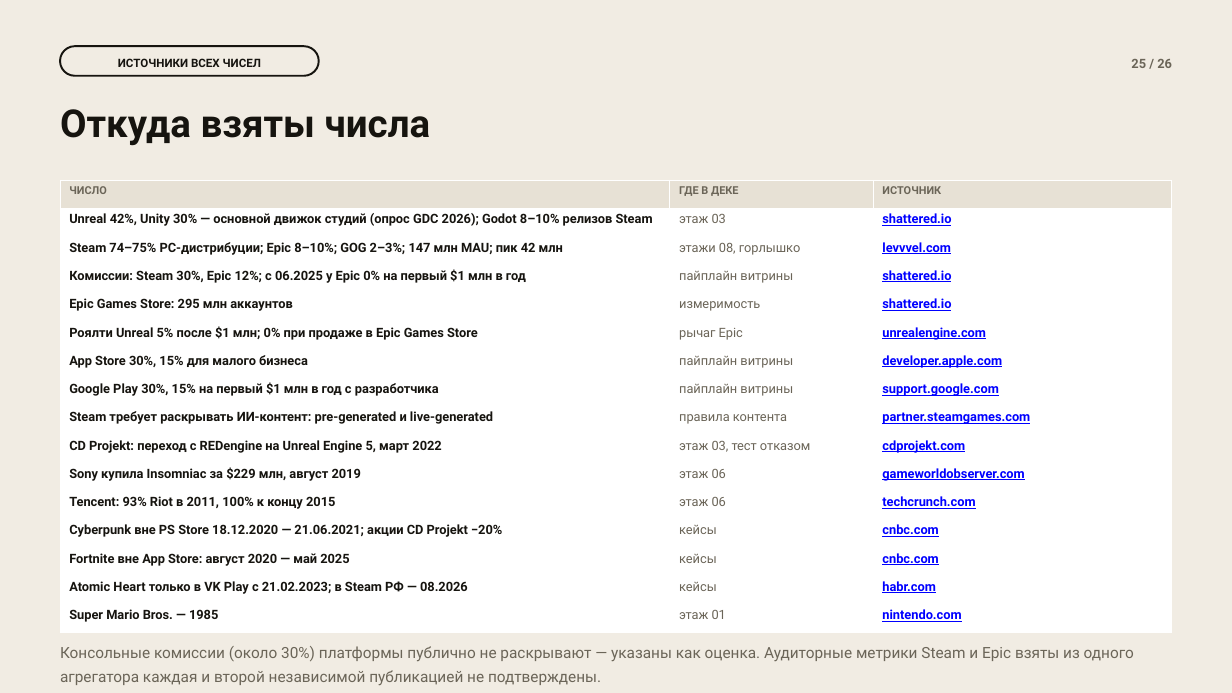
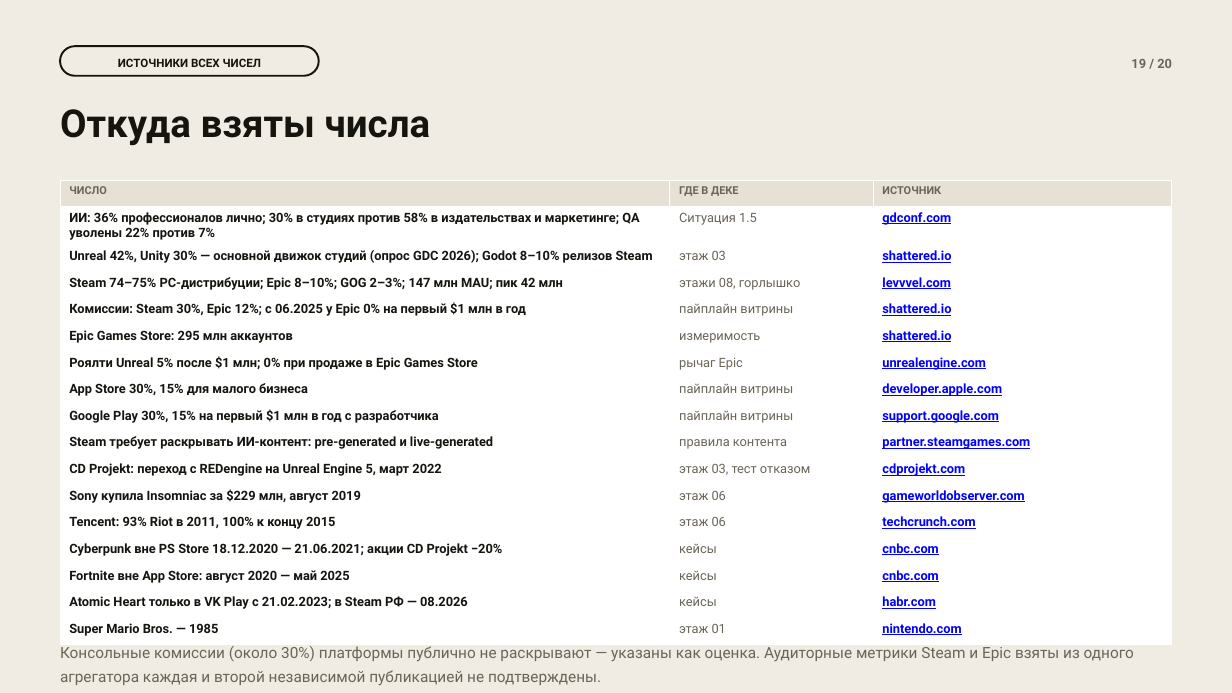
Before and after one commit to Kom1sh/pas-takt2, a slide deck: slide 19 of takt2-gamedev.pptx (slide 25 before the commit). Drawn at 1232x693 pixels with LibreOffice and Linux fonts; fonts in the diff are those of the drawing. Boxes give left, top, right and bottom in pixels: in the first picture for what was removed or moved away, otherwise in the second. Text is boxed around its words. In the diff, an @@ line names an element or a change of style, - is before the commit and + after.

```diff
--- a/takt2-gamedev.pptx
+++ b/takt2-gamedev.pptx
@@ text at box(1131, 59, 1172, 68): text changed @@
-25 / 26
+19 / 20
@@ table at box(60, 180, 1172, 640) @@
+row 2: ИИ: 36% профессионалов лично; 30% в студиях против 58% в издательствах и маркетинге; QA уволены 22% против 7% | Ситуация 1.5 | gdconf.com
```
Also in this commit, not shown: 12 other slides changed, 7 slides added, 13 slides removed, 8 other files.
